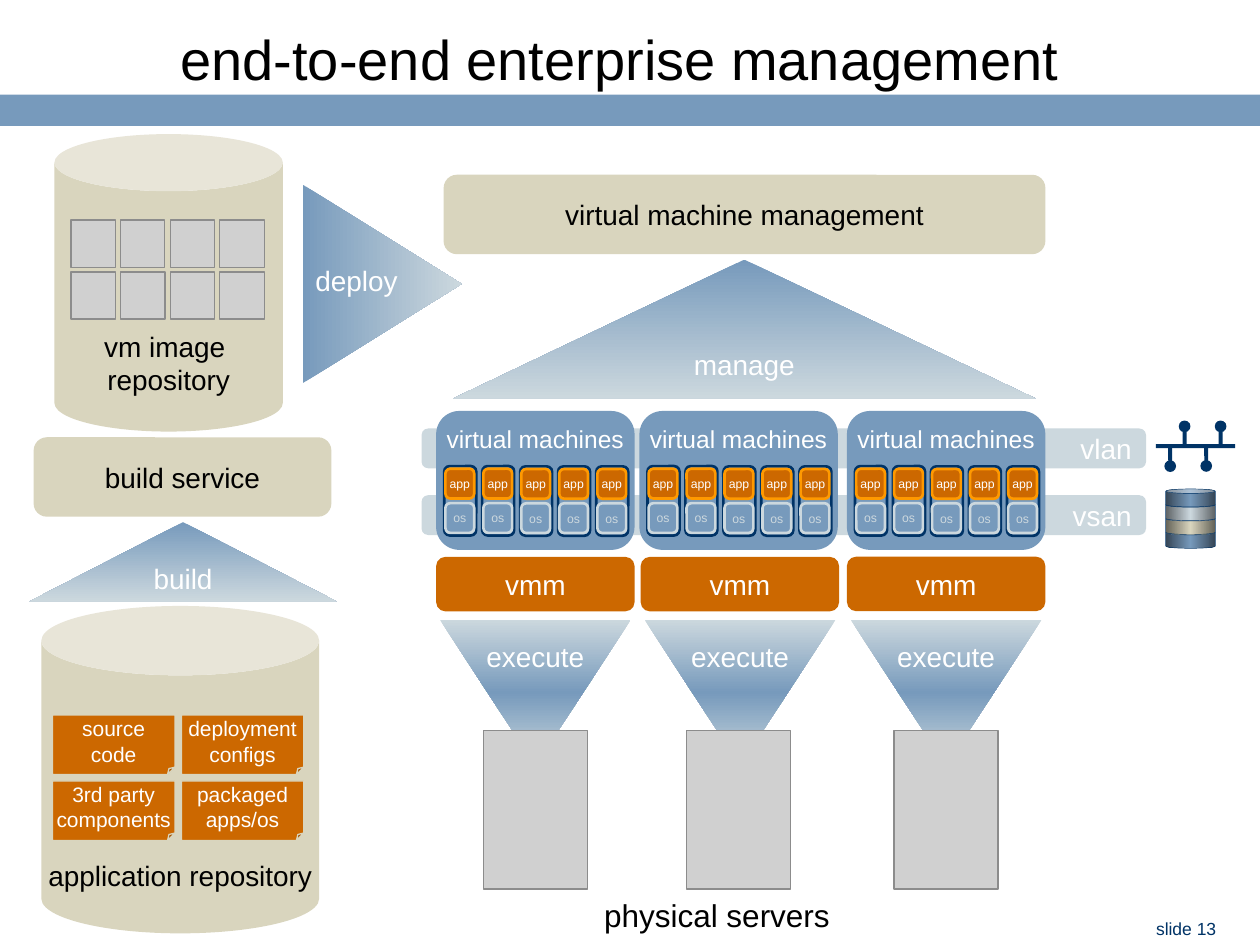
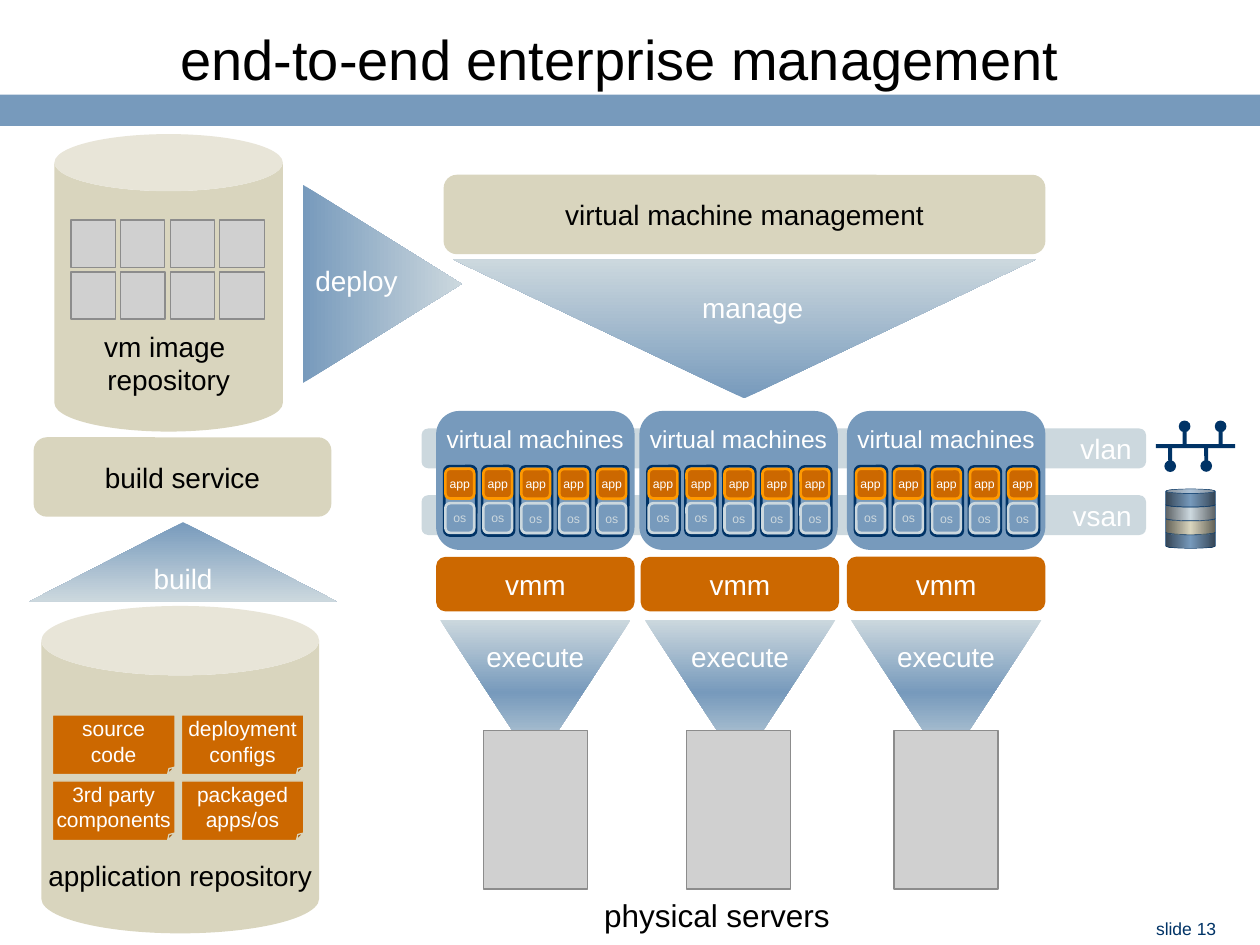
Before and after one commit to ringgaard/sanos, a slide deck: slide 13 of doc/jbox-intel.ppt. Drawn at 1260x945 pixels with LibreOffice and Linux fonts; fonts in the diff are those of the drawing; grey boxes stand for pictures; background and template pictures are left out. Boxes give left, top, right and bottom in pixels: in the first picture for what was removed or moved away, otherwise in the second. Text is boxed around its words. In the diff, an @@ line names an element or a change of style, - is before the commit and + after.

```diff
--- a/doc/jbox-intel.ppt
+++ b/doc/jbox-intel.ppt
@@ triangle at (454,260,1036,398): mirrored @@
@@ text added at (702,303,803,323), 16 pt, text #FFFFFF @@
+manage
@@ text in triangle at (694,360,795,380): text removed @@
-manage
```
Also in this commit, not shown: 3 other files.
